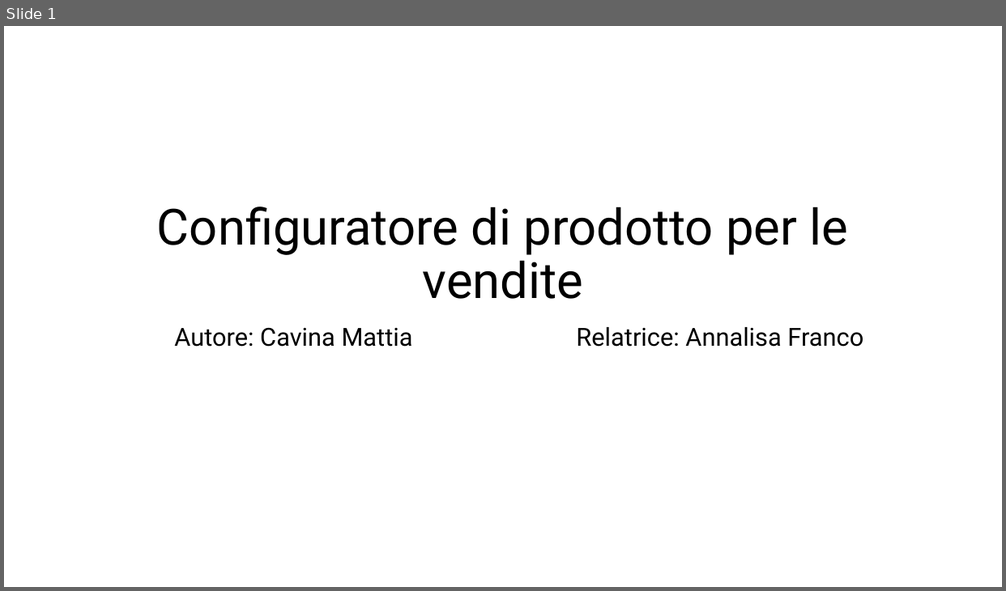
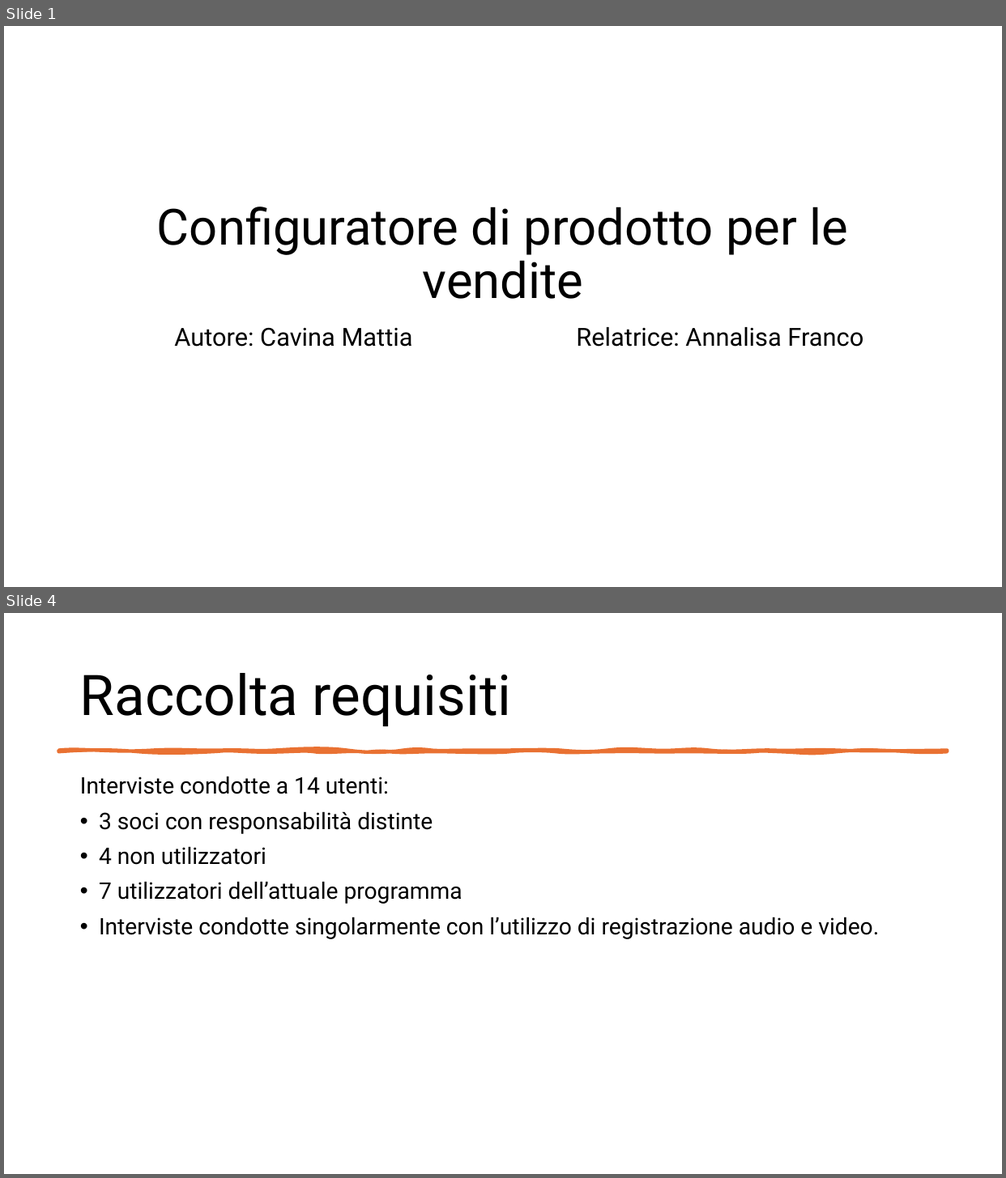
Before and after one commit to Cav95/Tesi_Triennale, a slide deck: Slide/Configuratore di prodotto per le vendite.pptx. Shown one above the other, each under a label of ours: slide 1 before the commit, slides 1 and 4 after it; the slides between them are not shown. The pictures are 1006x591 and 1006x1178 pixels, drawn with LibreOffice and Linux fonts; fonts in the diff are those of the drawing. Boxes give left, top, right and bottom in pixels: in the first picture for what was removed or moved away, otherwise in the second. Text is boxed around its words. In the diff, an @@ line names an element or a change of style, - is before the commit and + after.

```diff
--- a/Slide/Configuratore di prodotto per le vendite.pptx
+++ b/Slide/Configuratore di prodotto per le vendite.pptx
@@ slide 4 added at (4, 613, 1002, 1174), background #FFFFFF @@
@@ title added at (80, 673, 512, 726), 54 pt, text #000000 @@
+Raccolta requisiti
@@ freeform shape added at (58, 750, 948, 752), fill #E97132, outline #E97132 3.25 pt @@
@@ text added at (80, 776, 879, 939), 22 pt, text #000000 @@
+Interviste condotte a 14 utenti:
+• 3 soci con responsabilità distinte
+• 4 non utilizzatori
+• 7 utilizzatori dell’attuale programma
+• Interviste condotte singolarmente con l’utilizzo di registrazione audio e video.
```
Also in this commit, not shown: 1 slide changed, 9 other slides added, 1 other file.
